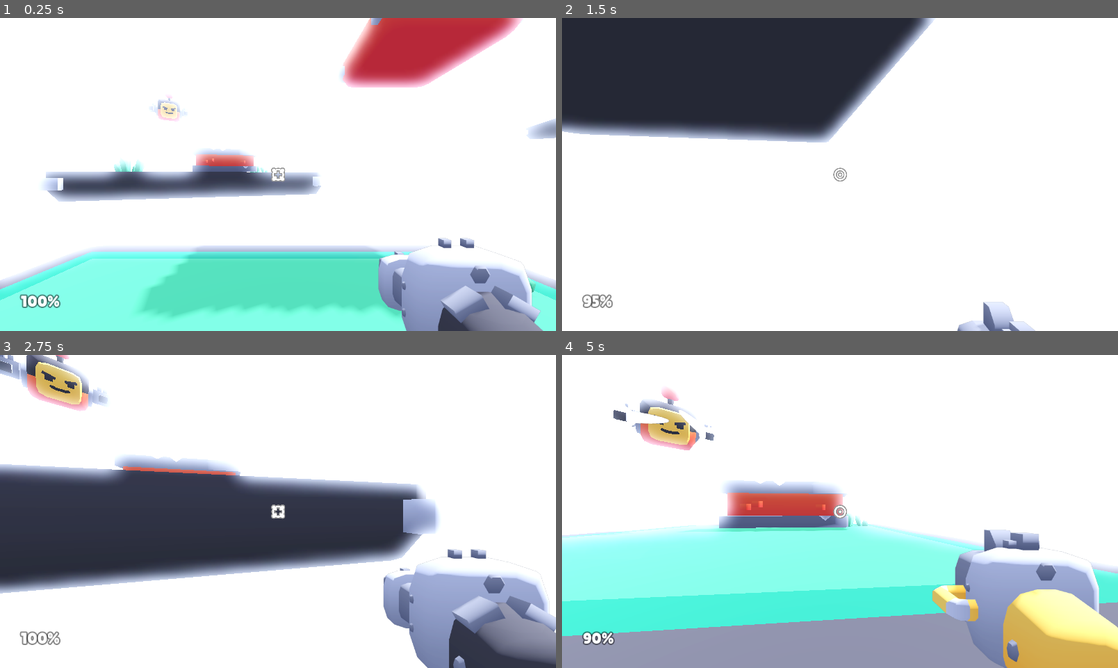
Above: before the commit, frames 1-4 (two rows, left to right).
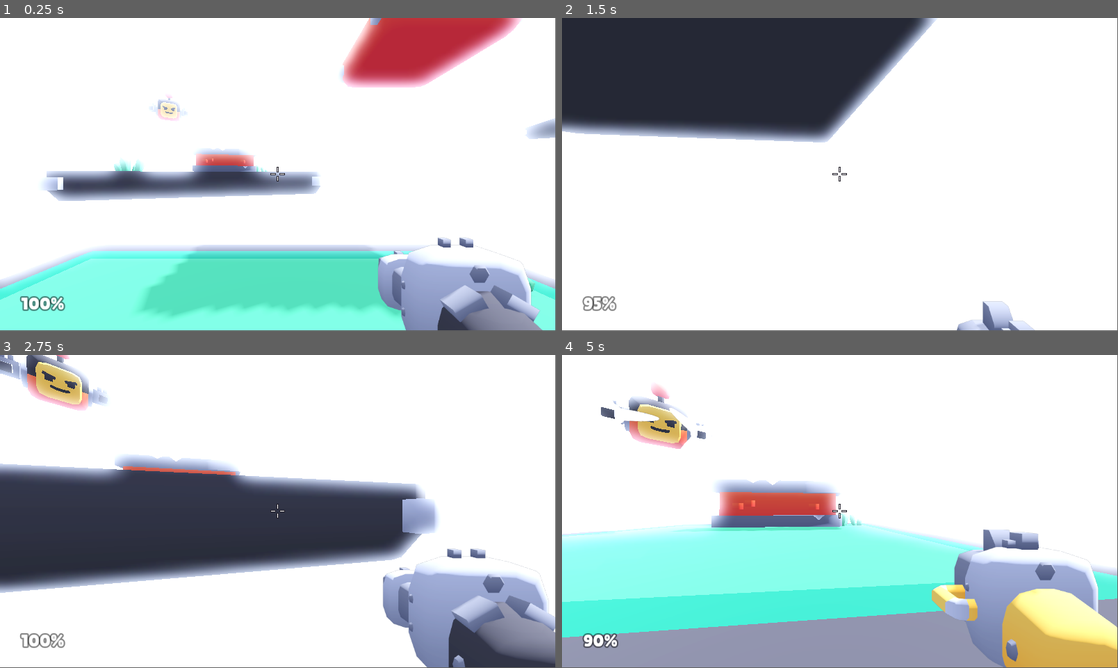
Above: after the commit, the same moments.

Repository: marcospb19/firestone
Game: Godot game, scene res://src/scenes/main.tscn
Two runs of this game, one before a commit and one after it. Both use one fixed random seed, a clock stepped at 60 frames per second and the inputs below.
Inputs (mouse positions are in pixels of both pictures, inside the frame that each line leads up to):
- Up to frame 1 (0.25 s): no input
- Up to frame 2 (1.5 s): move the mouse to (867, 174) at 0.52 s; hold W (move_forward) from 0.53 s (still down); click (867, 174) at 0.6 s; tap Space (jump) at 0.77 s; move the mouse to (812, 174) at 1.27 s; tap Q (weapon_toggle) at 1.35 s
- Up to frame 3 (2.75 s): keep holding W (move_forward); tap Space (jump) at 1.52 s; move the mouse to (289, 505) at 2.02 s; click (289, 505) at 2.1 s
- Up to frame 4 (5 s): keep holding W (move_forward); move the mouse to (834, 517) at 2.77 s; tap Q (weapon_toggle) at 2.85, 4.35 s; tap Space (jump) at 3.02, 3.77, 4.52 s; move the mouse to (878, 514) at 3.52 s; click (878, 514) at 3.6 s; tap R (reset) at 4.15 s; move the mouse to (795, 508) at 4.27 s
In our replay, the window is 800x450 before the commit and 799x449 after it. These sizes can differ from the game's own. Grey fills any space a smaller window leaves; there, only what the larger window draws over its background counts as a difference.

The runs differ from the first frame. In frame 1, 1.4% of the frame differs, in the area x 0-100%, y 0-100%; in frame 2, 0.5%; in frame 3, 1.0%; in frame 4, 4.3%, in the area x 0-100%, y 9-100%.

Commit message:
change crosshair + tweaks

Diff:
--- a/project.godot
+++ b/project.godot
@@ -35,8 +35,6 @@
 
 [display]
 
-window/size/viewport_width=1280
-window/size/viewport_height=720
 window/vsync/vsync_mode=0
 
 [editor]
--- a/src/resources/blaster-repeater.tres
+++ b/src/resources/blaster-repeater.tres
@@ -1,6 +1,6 @@
 [gd_resource type="Resource" script_class="Weapon" load_steps=5 format=3 uid="uid://cu2gtxlcmbb34"]
 
-[ext_resource type="Texture2D" uid="uid://ce3lgq7foiusl" path="res://assets/sprites/crosshair-repeater.png" id="1_2tecc"]
+[ext_resource type="Texture2D" uid="uid://ogyonerhuxqq" path="res://assets/sprites/new-crosshair.png" id="1_448pk"]
 [ext_resource type="PackedScene" uid="uid://dd3oln1ucgqpd" path="res://assets/models/blaster-repeater.glb" id="2_f3kcv"]
 [ext_resource type="Script" path="res://src/scripts/resource-scripts/weapon.gd" id="3_g2jtf"]
 [ext_resource type="AudioStream" uid="uid://csdsvg0nh35id" path="res://assets/sounds/blaster_repeater.ogg" id="4_i70yh"]
@@ -11,8 +11,8 @@
 position = Vector3(0, 0, 0)
 rotation = Vector3(0, 0, 0)
 muzzle_position = Vector3(0.1, -0.4, 1.5)
-rpm = 800.0
+firerate = 800.0
 damage = 9.0
-sound_shoot = ExtResource("4_i70yh")
-volume_db = 0
-crosshair = ExtResource("1_2tecc")
+fire_sound = ExtResource("4_i70yh")
+volume_adjust = 1
+crosshair_texture = ExtResource("1_448pk")
--- a/src/resources/blaster.tres
+++ b/src/resources/blaster.tres
@@ -1,8 +1,8 @@
 [gd_resource type="Resource" script_class="Weapon" load_steps=5 format=3 uid="uid://c56y8pqoyk15f"]
 
-[ext_resource type="Texture2D" uid="uid://2jld33y6h5pq" path="res://assets/sprites/crosshair.png" id="1_8e4lk"]
 [ext_resource type="PackedScene" uid="uid://b2p7bbkuxf7m" path="res://assets/models/blaster.glb" id="2_ytn7n"]
 [ext_resource type="Script" path="res://src/scripts/resource-scripts/weapon.gd" id="3_5rs1c"]
+[ext_resource type="Texture2D" uid="uid://ogyonerhuxqq" path="res://assets/sprites/new-crosshair.png" id="4_ftvrm"]
 [ext_resource type="AudioStream" uid="uid://dkftljsbdhwng" path="res://assets/sounds/blaster.ogg" id="4_ikmkb"]
 
 [resource]
@@ -11,8 +11,8 @@
 position = Vector3(0, 0, 0)
 rotation = Vector3(0, 0, 0)
 muzzle_position = Vector3(0.1, -0.4, 1.5)
-rpm = 50.0
-damage = 40.0
-sound_shoot = ExtResource("4_ikmkb")
-volume_db = -7
-crosshair = ExtResource("1_8e4lk")
+firerate = 50.0
+damage = 60.0
+fire_sound = ExtResource("4_ikmkb")
+volume_adjust = -3
+crosshair_texture = ExtResource("4_ftvrm")
--- a/src/scenes/main.tscn
+++ b/src/scenes/main.tscn
@@ -31,23 +31,6 @@
 [node name="HUD" type="CanvasLayer" parent="."]
 script = ExtResource("3_s8mkj")
 
-[node name="Crosshair" type="TextureRect" parent="HUD"]
-anchors_preset = 8
-anchor_left = 0.5
-anchor_top = 0.5
-anchor_right = 0.5
-anchor_bottom = 0.5
-offset_left = -20.0
-offset_top = -20.0
-offset_right = 20.0
-offset_bottom = 20.0
-grow_horizontal = 2
-grow_vertical = 2
-scale = Vector2(0.35, 0.35)
-pivot_offset = Vector2(64, 64)
-size_flags_horizontal = 4
-size_flags_vertical = 4
-
 [node name="Hitmarker" type="TextureRect" parent="HUD"]
 anchors_preset = 8
 anchor_left = 0.5
@@ -65,15 +48,30 @@
 size_flags_vertical = 4
 
 [node name="Health" type="Label" parent="HUD"]
-offset_left = 48.0
-offset_top = 627.0
-offset_right = 138.0
-offset_bottom = 672.0
+anchors_preset = 2
+anchor_top = 1.0
+anchor_bottom = 1.0
+offset_left = 44.0
+offset_top = -80.0
+offset_right = 134.0
+offset_bottom = -35.0
+grow_vertical = 0
 size_flags_horizontal = 0
 size_flags_vertical = 8
 text = "100%"
 label_settings = SubResource("LabelSettings_fpmwk")
 vertical_alignment = 2
+
+[node name="Crosshair" type="TextureRect" parent="HUD"]
+anchors_preset = 8
+anchor_left = 0.5
+anchor_top = 0.5
+anchor_right = 0.5
+anchor_bottom = 0.5
+grow_horizontal = 2
+grow_vertical = 2
+size_flags_horizontal = 4
+size_flags_vertical = 4
 
 [node name="Enemies" type="Node" parent="."]
 
@@ -98,7 +96,7 @@
 [node name="wall-low" parent="Level" instance=ExtResource("5_6vel1")]
 transform = Transform3D(0.965926, 0, 0.258819, 0, 1, 0, -0.258819, 0, 0.965926, -1.92088, 1.05, -6.90166)
 
-[node name="wall-low3" parent="Level" instance=ExtResource("5_6vel1")]
+[node name="wall-low2" parent="Level" instance=ExtResource("5_6vel1")]
 transform = Transform3D(-1, 0, -1.19209e-07, 0, 1, 0, 1.19209e-07, 0, -1, 6.07912, 1.05, 6.59834)
 
 [node name="platform" parent="Level" instance=ExtResource("5_3s40e")]
--- a/src/scenes/player.tscn
+++ b/src/scenes/player.tscn
@@ -42,7 +42,7 @@
 transparent_bg = true
 handle_input_locally = false
 msaa_3d = 1
-size = Vector2i(1280, 720)
+size = Vector2i(1152, 648)
 render_target_update_mode = 4
 
 [node name="CameraItem" type="Camera3D" parent="Head/Camera/ViewportContainer/WeaponView"]
--- a/src/scripts/hud.gd
+++ b/src/scripts/hud.gd
@@ -10,7 +10,7 @@
 
 
 func _on_player_weapon_switched(weapon: Weapon):
-	crosshair.texture = weapon.crosshair
+	crosshair.texture = weapon.crosshair_texture
 
 
 func _on_player_hit_enemy(killed: bool):
--- a/src/scripts/player.gd
+++ b/src/scripts/player.gd
@@ -130,7 +130,7 @@
 func handle_action_shoot():
 	if Input.is_action_pressed("shoot") and blaster_cooldown.is_stopped():
 		blaster_cooldown.start(weapon.firerate_cooldown())
-		Audio.play(weapon.sound_shoot, weapon.volume_db)
+		Audio.play(weapon.fire_sound, weapon.volume_adjust)
 
 		# Reset muzzle animation
 		muzzle.play()
--- a/src/scripts/resource-scripts/weapon.gd
+++ b/src/scripts/resource-scripts/weapon.gd
@@ -9,18 +9,18 @@
 @export var muzzle_position: Vector3  ## On-screen position of muzzle flash
 
 @export_subgroup("Stats")
-@export var rpm: float = 60.0  ## Firerate
-@export var damage: float  ## Damage per hit
+@export var firerate: float = 60.0  ## In RPM
+@export var damage: float
 # TASK: reimplement ashotguns
 # @export_range(1, 5) var shot_count: int = 1  ## Amount of shots
 
 @export_subgroup("Sounds")
-@export var sound_shoot: Resource  ## Audio to play
-@export_range(-30, 30) var volume_db: int  ## Volume adjustment
+@export var fire_sound: Resource
+@export_range(-30, 30) var volume_adjust: int
 
 @export_subgroup("Crosshair")
-@export var crosshair: Texture2D  ## Image of crosshair on-screen
+@export var crosshair_texture: Texture2D
 
 
 func firerate_cooldown():
-	return 1.0 / (rpm / 60.0)
+	return 1.0 / (firerate / 60.0)
--- a/src/scripts/singletons/utils.gd
+++ b/src/scripts/singletons/utils.gd
@@ -4,7 +4,7 @@
 var current_camera: Camera3D
 
 
-func set_current_camera(id: Node):
+func set_current_camera(id: Camera3D):
 	assert(
 		current_camera == null,
 		"node %s tried setting current_camera but it wasn't null" % id,
Binary file added: assets/sprites/new-crosshair.png
Not shown, added: assets/sprites/new-crosshair.png.import
